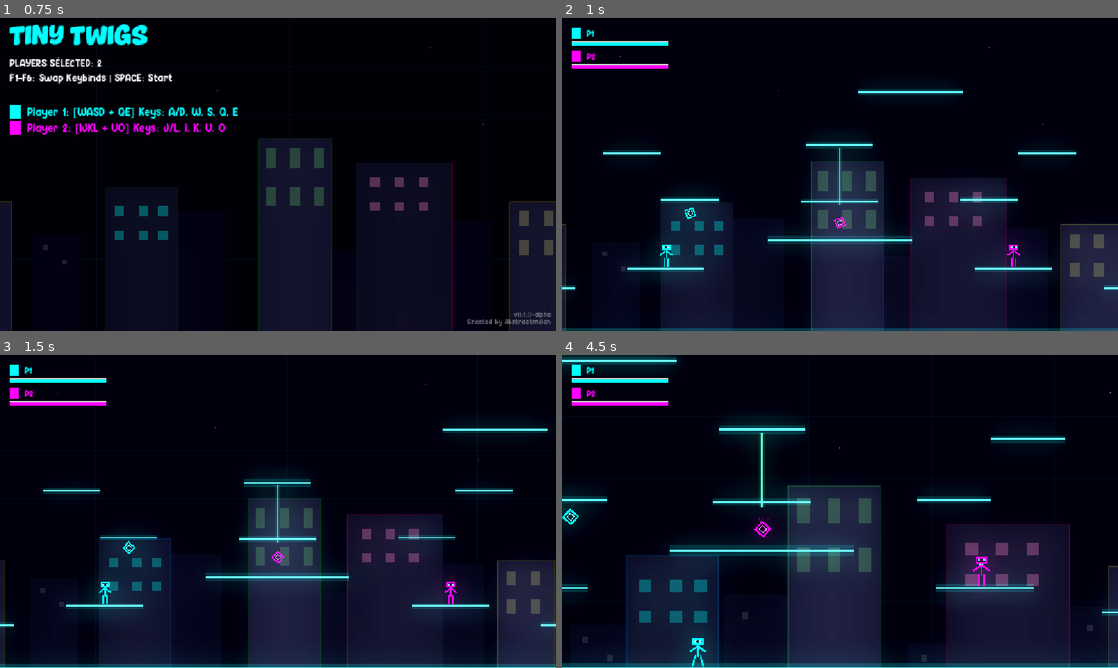
Above: before the commit, frames 1-4 (two rows, left to right).
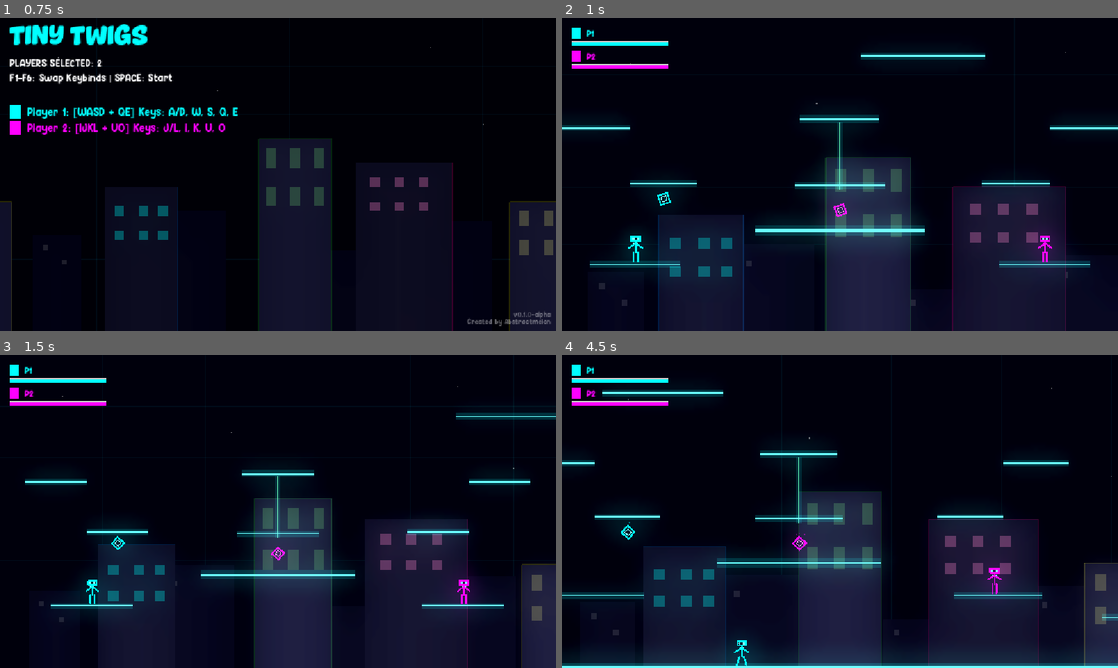
Above: after the commit, the same moments.

Repository: AbstractMelon/tiny-twigs
Game: Godot game, scene res://scenes/menu/menu.tscn
Same seed, same stepped clock (60 frames per second), same inputs: the game is played once before the commit and once after it.
Inputs:
- Up to frame 1 (0.75 s): tap Enter at 0.5 s; hold D from 0.53 s (still down); tap 2 at 0.6 s
- Up to frame 2 (1 s): keep holding D; tap Space at 0.77 s
- Up to frame 3 (1.5 s): keep holding D; tap 6 at 1.35 s
- Up to frame 4 (4.5 s): tap Space at 1.52, 3.02, 3.77 s; release D at 2.03 s; hold A 2.03-2.78 s; tap 0 at 2.1 s; hold D 2.78-4.28 s; tap Q at 2.85 s; tap E at 3.6 s; hold A from 4.28 s (still down); tap J at 4.35 s

Frame 1 is identical in both runs. In frame 2, 21% of the frame differs, in the area x 0-100%, y 9-100%; in frame 3, 13%; in frame 4, 17%.

Commit message:
Tune camera values

Diff:
--- a/scenes/main/main.gd
+++ b/scenes/main/main.gd
@@ -20,8 +20,8 @@
 
 # Camera framing
 @export var camera_padding: Vector2 = Vector2(220, 160)
-@export_range(0.0, 20.0, 0.1) var camera_pos_smooth: float = 20.0
-@export_range(0.0, 20.0, 0.1) var camera_zoom_smooth: float = 20.0
+@export_range(0.0, 20.0, 0.1) var camera_pos_smooth: float = 2.0
+@export_range(0.0, 20.0, 0.1) var camera_zoom_smooth: float = 1.8
 @export_range(0.05, 4.0, 0.01) var camera_min_zoom: float = 0.6
 @export_range(0.05, 4.0, 0.01) var camera_max_zoom: float = 1.6
 @export var clamp_camera_to_arena_bounds: bool = true
